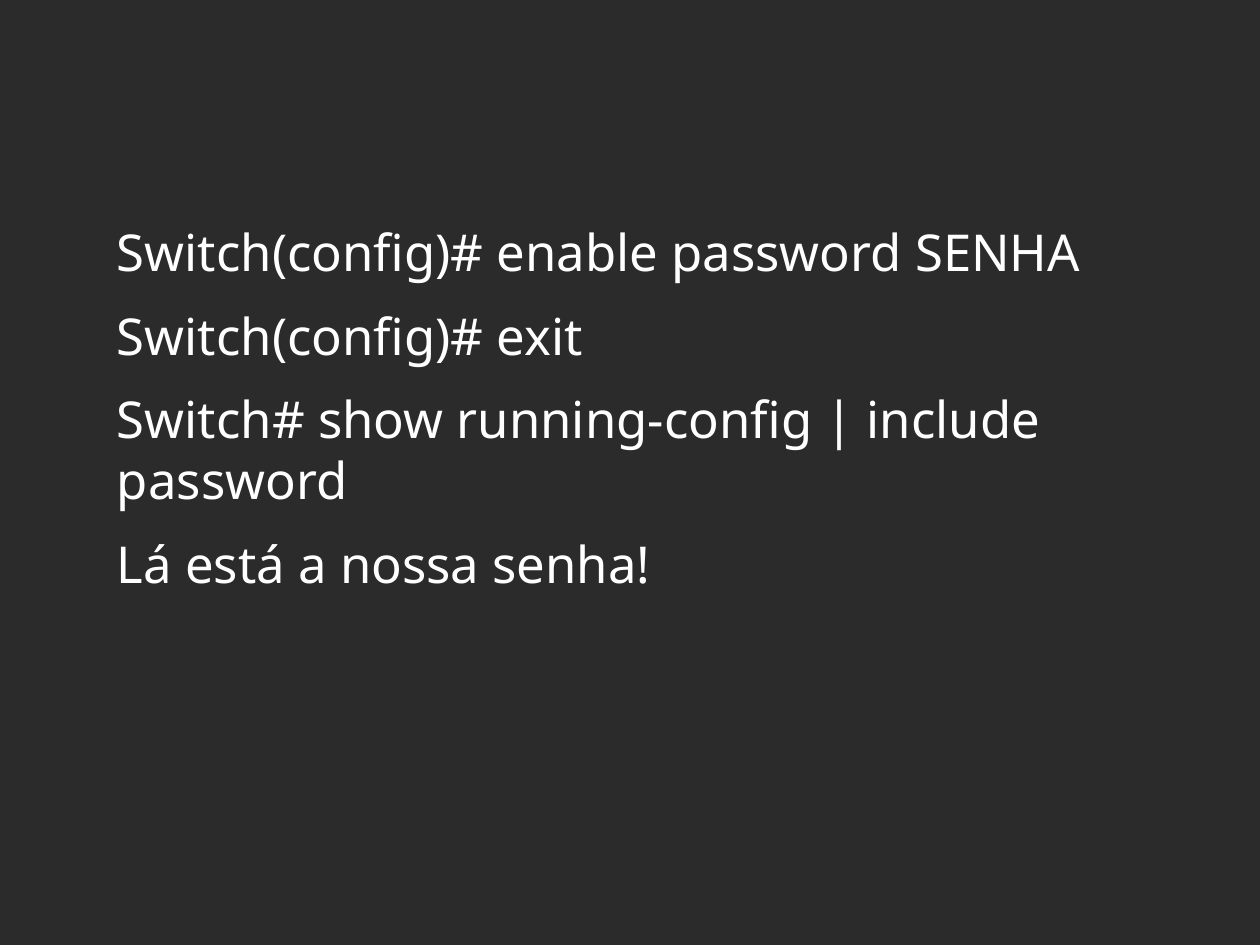
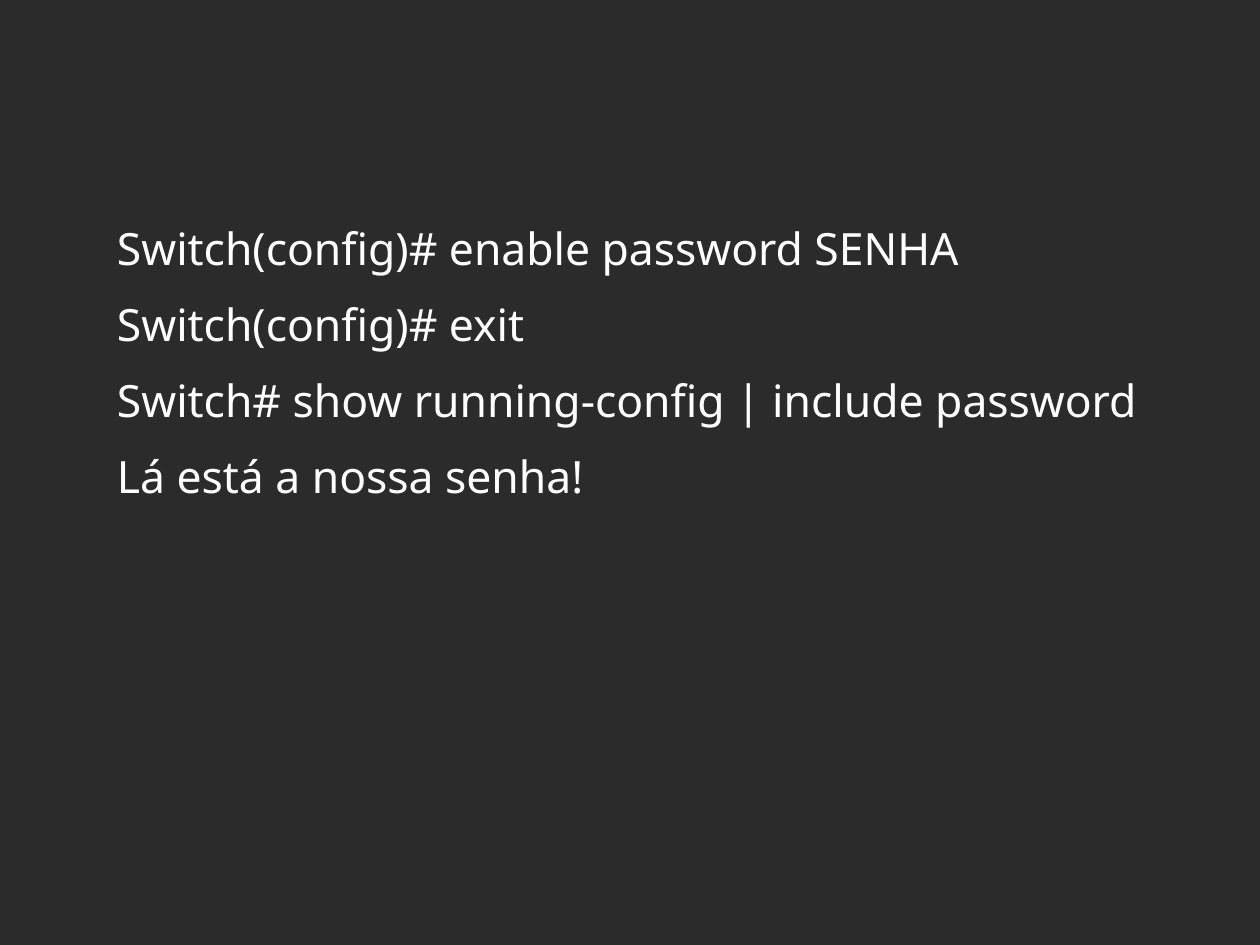
Before and after one commit to viniciusalveshax/aulas, a slide deck: slide 8 of redes-2/pdf07-switches3/pdf07-switches3.odp. Drawn at 1260x945 pixels with LibreOffice and Linux fonts; fonts in the diff are those of the drawing; background and template pictures are left out; a plain dark background stands for a picture behind light text. Boxes give left, top, right and bottom in pixels: in the first picture for what was removed or moved away, otherwise in the second. Text is boxed around its words. In the diff, an @@ line names an element or a change of style, - is before the commit and + after.

```diff
--- a/redes-2/pdf07-switches3/pdf07-switches3.odp
+++ b/redes-2/pdf07-switches3/pdf07-switches3.odp
@@ text "Switch(config)# enable password SENHA" at [117,231,1136,494]: size 32 to 28 pt @@
```
Also in this commit, not shown: 2 other slides changed, 1 other file.
